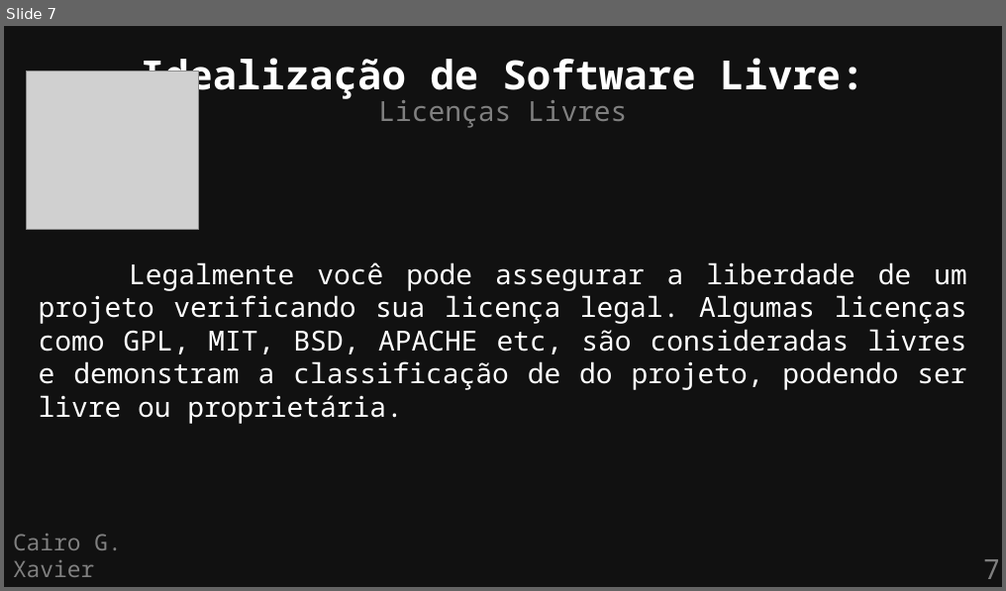
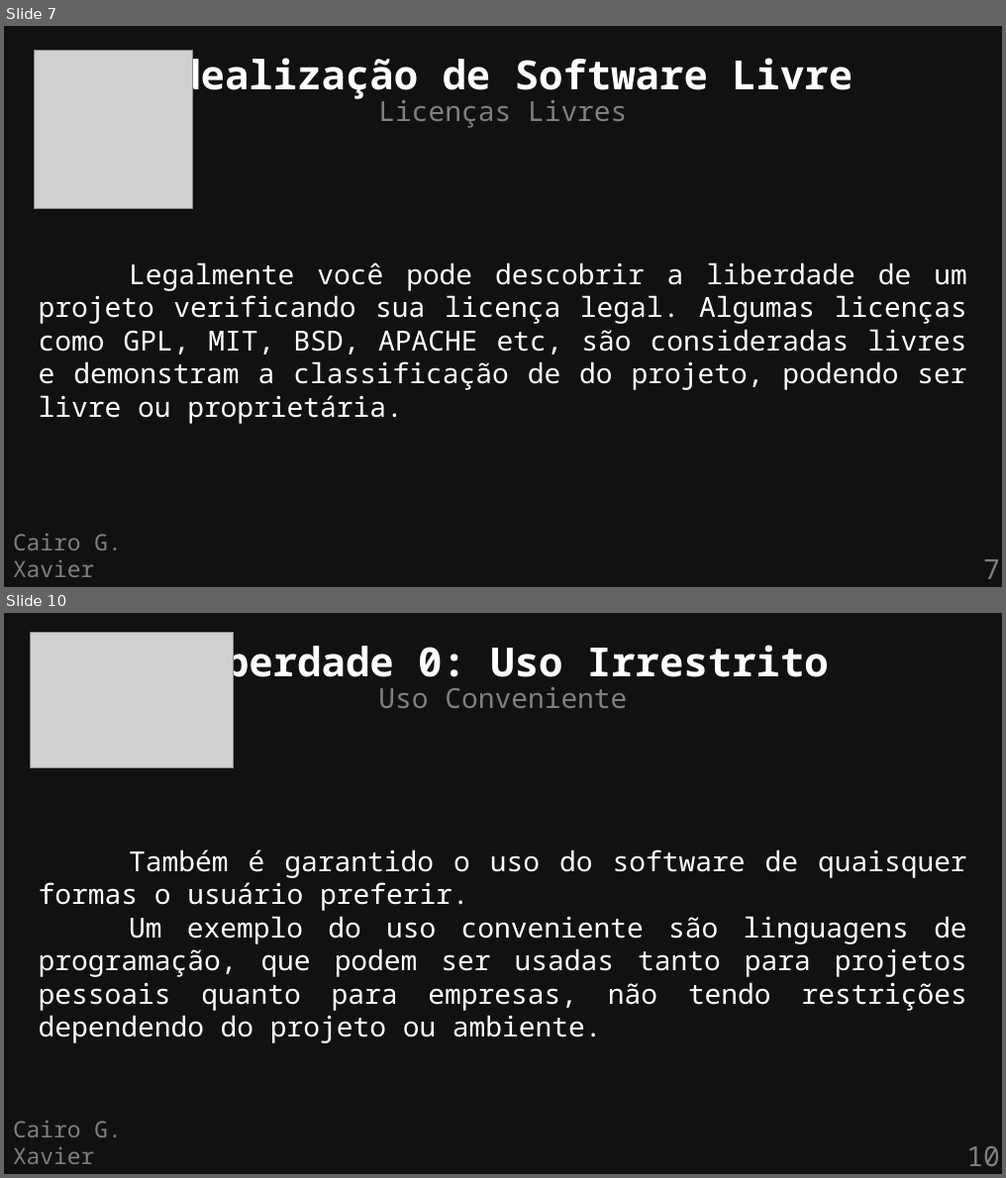
Before and after one commit to cairoGarcia/flisol-2026-ufmg, a slide deck: slides/definicao.odp. Shown one above the other, each under a label of ours: slide 7 before the commit, slides 7 and 10 after it; the slides between them are not shown. The pictures are 1006x591 and 1006x1178 pixels, drawn with LibreOffice and Linux fonts; fonts in the diff are those of the drawing; grey boxes stand for pictures. Boxes give left, top, right and bottom in pixels: in the first picture for what was removed or moved away, otherwise in the second. Text is boxed around its words. In the diff, an @@ line names an element or a change of style, - is before the commit and + after.

Commit message:
definicao: New slides; images: Updated images

```diff
--- a/slides/definicao.odp
+++ b/slides/definicao.odp
@@ slide 10 added at [4,613,1002,1174], background #111111 @@
@@ picture added at [31,632,234,767] @@
@@ text added at [176,639,829,687], 32 pt, text #FFFFFF, bold @@
+Liberdade 0: Uso Irrestrito
@@ text added at [378,687,627,708], 22 pt, text #808080 @@
+Uso Conveniente
@@ text added at [39,850,967,1044], 22 pt, text #FFFFFF @@
+Também é garantido o uso do software de quaisquer formas o usuário preferir.
+Um exemplo do uso conveniente são linguagens de programação, que podem ser usadas tanto para projetos pessoais quanto para empresas, não tendo restrições dependendo do projeto ou ambiente.
@@ text added at [13,1121,121,1164], 18 pt, text #808080 @@
+Cairo G. Xavier
@@ page number added at [966,1147,999,1166], 22 pt, text #808080 @@
+10
@@ slide 7 changed as well @@
@@ picture: place and size @@
-picture at [27,71,199,230]
+picture at [34,51,192,209]
@@ text at [152,52,852,100]: text changed @@
-Idealização de Software Livre:
+Idealização de Software Livre
@@ text at [39,263,967,424]: text changed @@
-Legalmente você pode assegurar a liberdade de um projeto verificando sua licença legal. Algumas licenças como GPL, MIT, BSD, APACHE etc, são consideradas livres e demonstram a classificação de do projeto, podendo ser livre ou proprietária.
+Legalmente você pode descobrir a liberdade de um projeto verificando sua licença legal. Algumas licenças como GPL, MIT, BSD, APACHE etc, são consideradas livres e demonstram a classificação de do projeto, podendo ser livre ou proprietária.
```
Also in this commit, not shown: 6 other slides changed, 6 other slides added, 5 other files.
